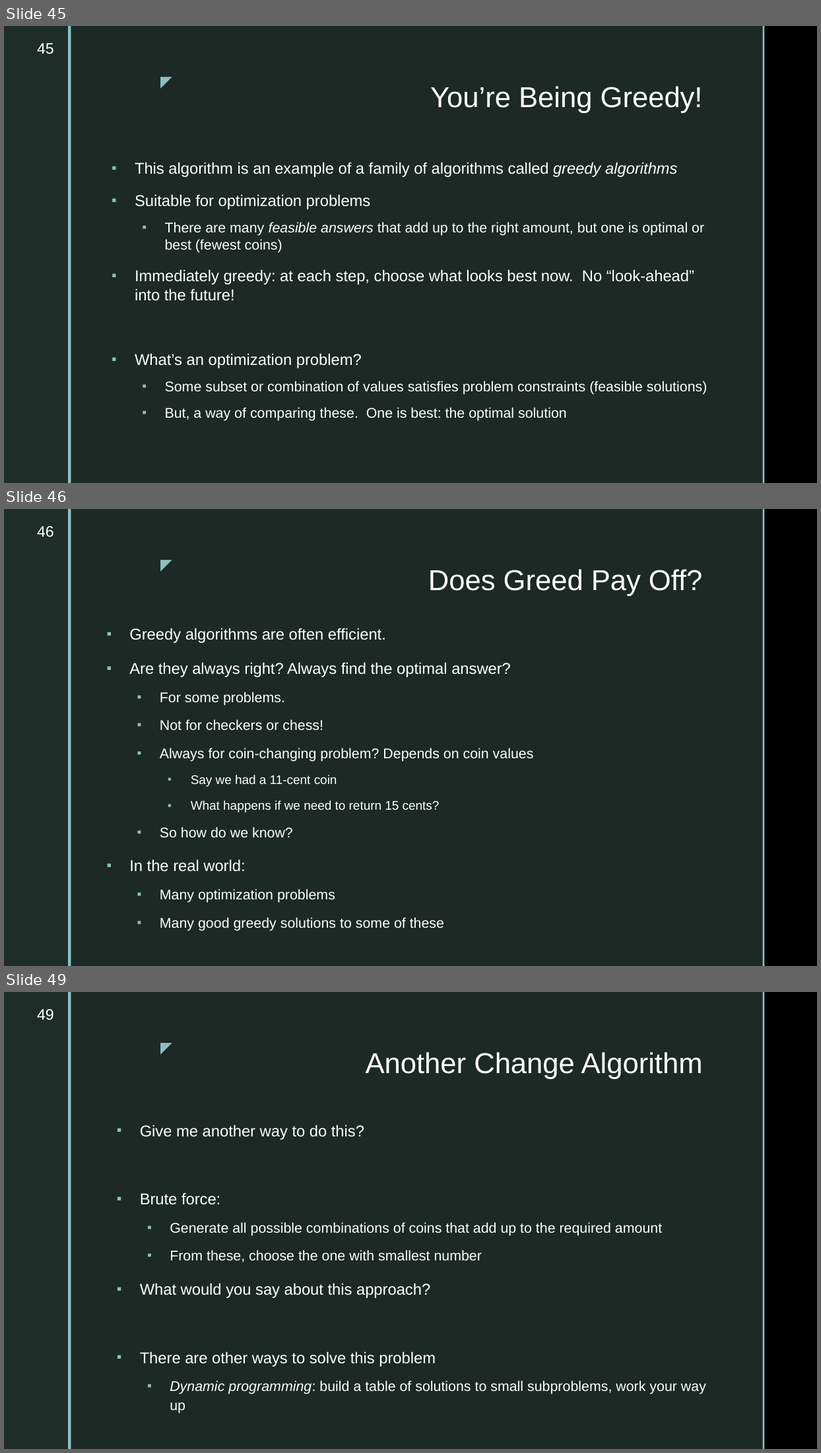
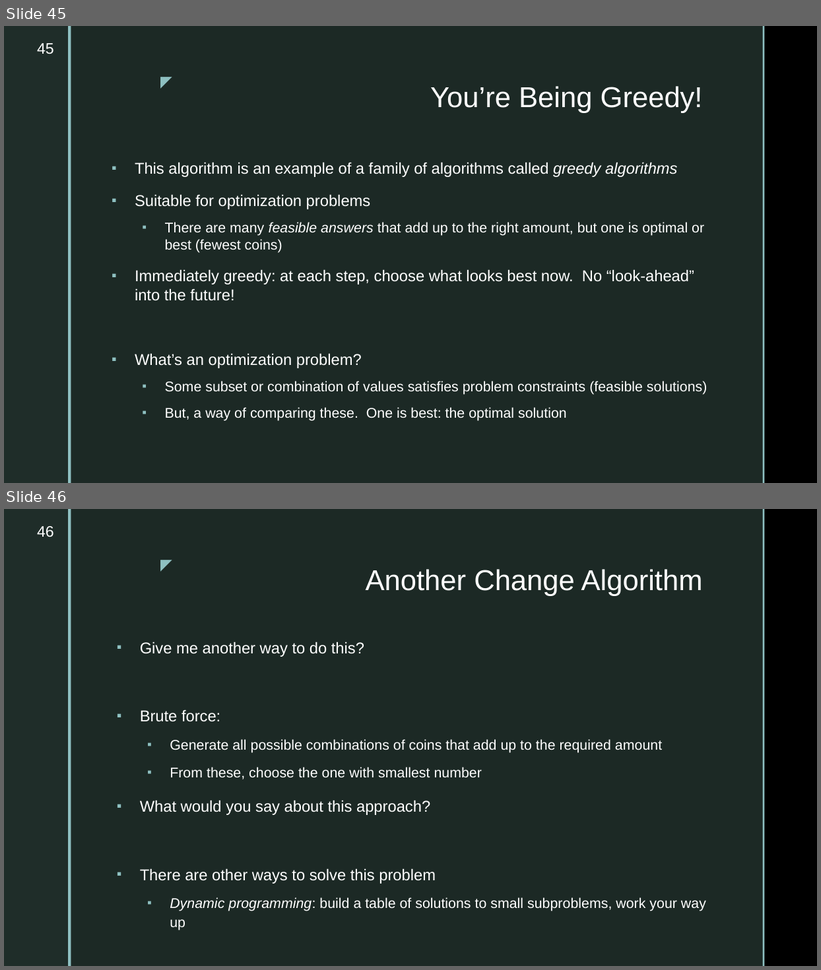
Before and after one commit to markfloryan/dsa2, a slide deck: slides/00-courseintroduction.pptx. Shown one above the other, each under a label of ours: slides 45, 46 and 49 before the commit, slides 45 and 46 after it; the slides between them are not shown. The pictures are 821x1453 and 821x970 pixels, drawn with LibreOffice and Linux fonts; fonts in the diff are those of the drawing; background and template pictures are left out. Boxes give left, top, right and bottom in pixels: in the first picture for what was removed or moved away, otherwise in the second. Text is boxed around its words. In the diff, an @@ line names an element or a change of style, - is before the commit and + after.

```diff
--- a/slides/00-courseintroduction.pptx
+++ b/slides/00-courseintroduction.pptx
@@ slide 46 removed at (4, 509, 817, 966), background picture (left out); not listed: 5 template elements that a slide beside it also shows @@
@@ page number removed at (37, 526, 54, 537) @@
-46
@@ title removed at (428, 569, 703, 596) @@
-Does Greed Pay Off?
@@ text removed at (129, 628, 534, 931) @@
-▪ Greedy algorithms are often efficient.
-▪ Are they always right? Always find the optimal answer?
-  ▪ For some problems.
-  ▪ Not for checkers or chess!
-  ▪ Always for coin-changing problem? Depends on coin values
-    ▪ Say we had a 11-cent coin
-    ▪ What happens if we need to return 15 cents?
-  ▪ So how do we know?
-▪ In the real world:
-  ▪ Many optimization problems
-  ▪ Many good greedy solutions to some of these
@@ what was slide 49 is now slide 46 @@
@@ page number at (37, 526, 54, 537): text changed @@
-49
+46
```
Also in this commit, not shown: 4 slides changed, 2 other slides removed.
